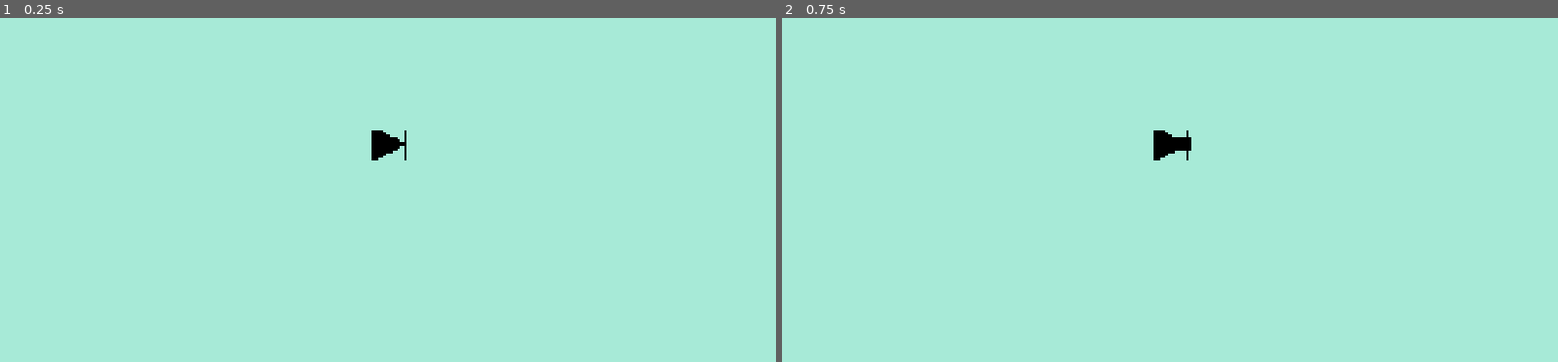
Above: before the commit, frames 1-2 (left to right).
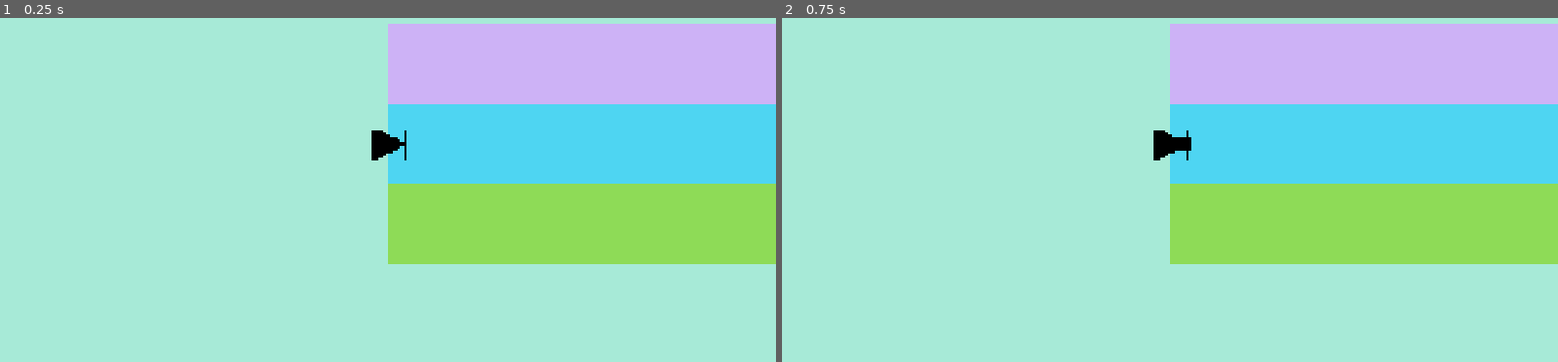
Above: after the commit, the same moments.

Repository: chorwat2137/haven-2026
Game: Godot game, scene res://scenes/main.tscn
The game is run twice, just before and just after one commit, with the same random seed, the same clock (stepped at 60 frames per second) and the same inputs. This scene is started directly instead of the project's main scene.
Inputs:
- Up to frame 1 (0.25 s): no input
- Up to frame 2 (0.75 s): tap Enter (ui_accept) at 0.5 s; hold Right (ui_right) from 0.53 s (still down); tap Space (shoot) at 0.6 s

The runs differ from the first frame. In frame 1, 35% of the frame differs, in the area x 50-100%, y 1-72%; in frame 2, 35%.
Error before the commit: Invalid access to property or key 'position' on a base object of type 'null instance'. (res://scripts/main.gd:37)

Commit message:
Automatic sync

Diff:
--- a/scenes/main.tscn
+++ b/scenes/main.tscn
@@ -9,22 +9,31 @@
 
 [node name="Spectrum" parent="." unique_id=137574055 instance=ExtResource("3_sugp2")]
 
-[node name="Container" type="Container" parent="." unique_id=81826746]
+[node name="Linia" type="ColorRect" parent="." unique_id=1232044274]
 offset_left = -780.0
 offset_top = 240.0
-offset_right = 2650.0
-offset_bottom = 840.0
+offset_right = -780.0
+offset_bottom = 240.0
+color = Color(0.8509804, 0.6313726, 1, 0)
 
-[node name="Linia2" type="ColorRect" parent="Container" unique_id=1270531464]
-layout_mode = 2
+[node name="Linia2" type="ColorRect" parent="Linia" unique_id=1270531464]
+layout_mode = 0
+offset_right = 3430.0
+offset_bottom = 200.0
 color = Color(0.852, 0.63, 1, 0.7647059)
 
-[node name="Linia3" type="ColorRect" parent="Container" unique_id=1715034830]
-layout_mode = 2
+[node name="Linia3" type="ColorRect" parent="Linia" unique_id=1715034830]
+layout_mode = 0
+offset_top = 200.0
+offset_right = 3430.0
+offset_bottom = 400.0
 color = Color(0.20026606, 0.81195885, 0.9795131, 0.7647059)
 
-[node name="Linia4" type="ColorRect" parent="Container" unique_id=1620266623]
-layout_mode = 2
+[node name="Linia4" type="ColorRect" parent="Linia" unique_id=1620266623]
+layout_mode = 0
+offset_top = 400.0
+offset_right = 3430.0
+offset_bottom = 600.0
 color = Color(0.52649975, 0.83965874, 0.18535423, 0.7647059)
 
 [node name="Player" parent="." unique_id=2121710803 instance=ExtResource("1_o5qli")]
